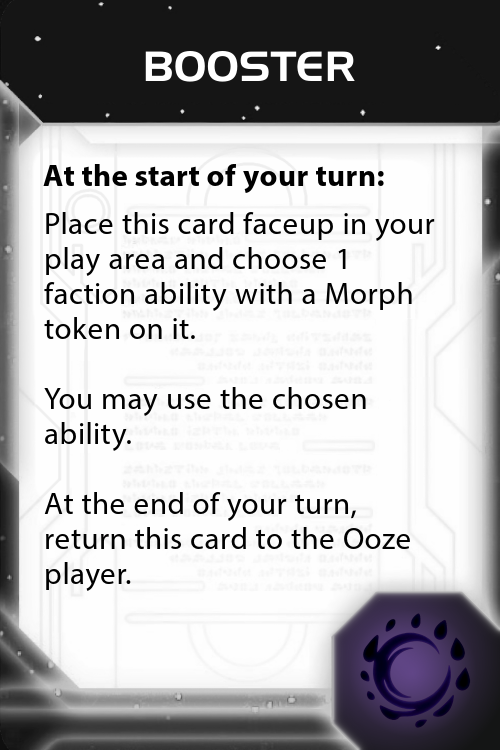
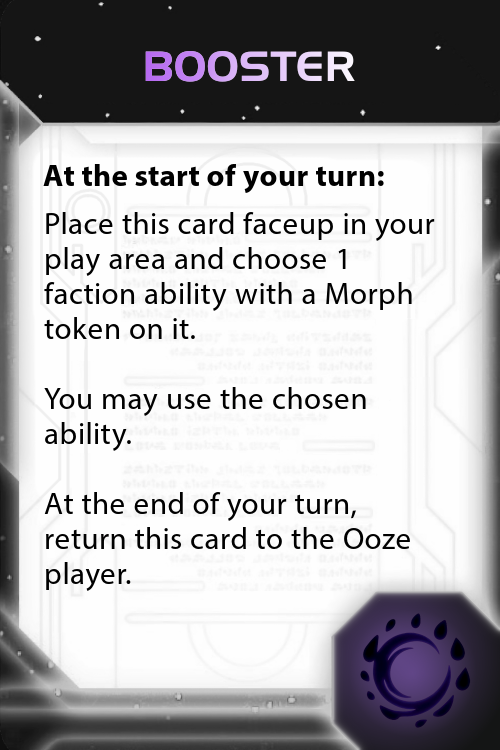
Two versions of the same layered image (w=500, h=750). Layer-by-layer changes:
added layer "Fade" in group "Text" over [145, 51, 354, 82]
